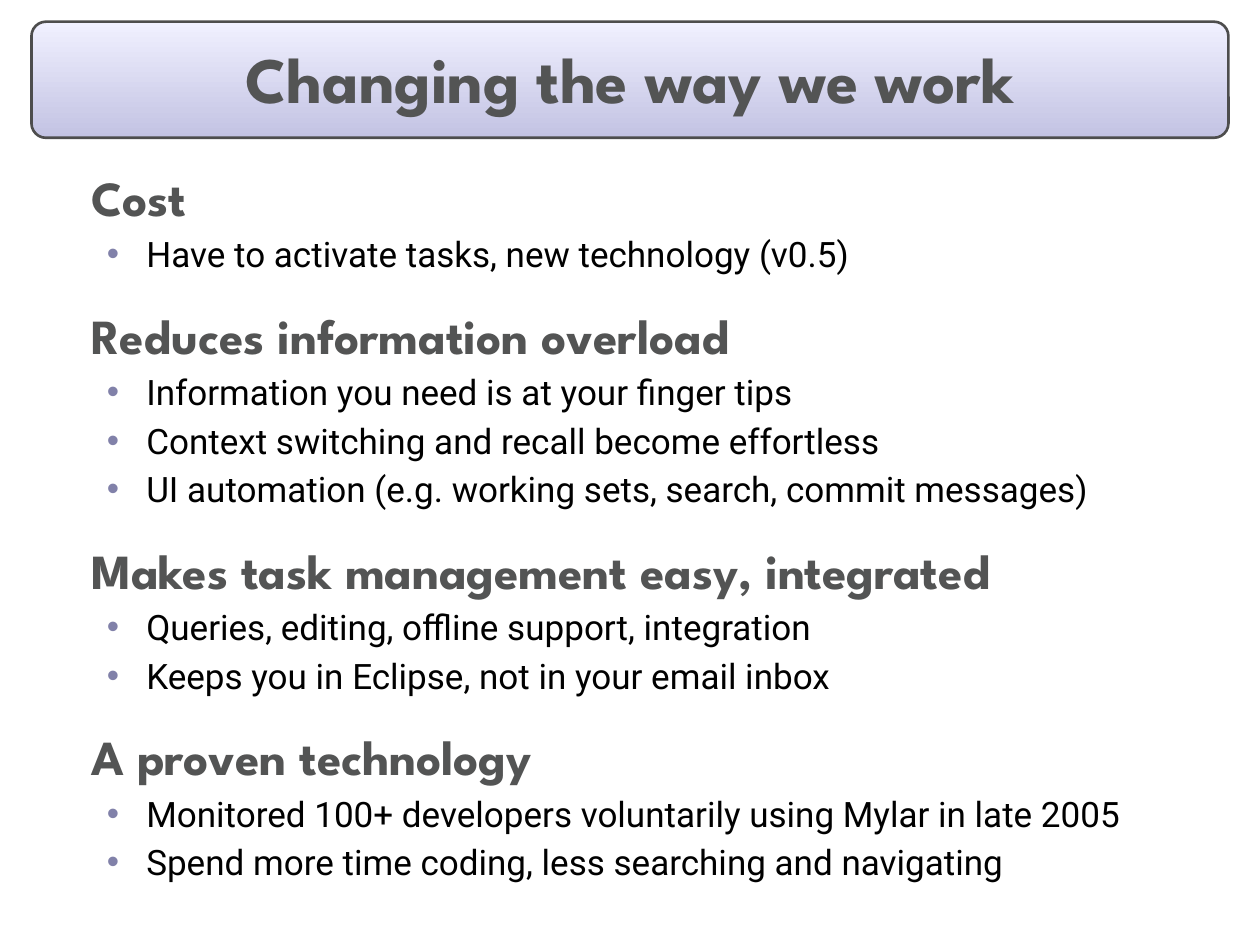
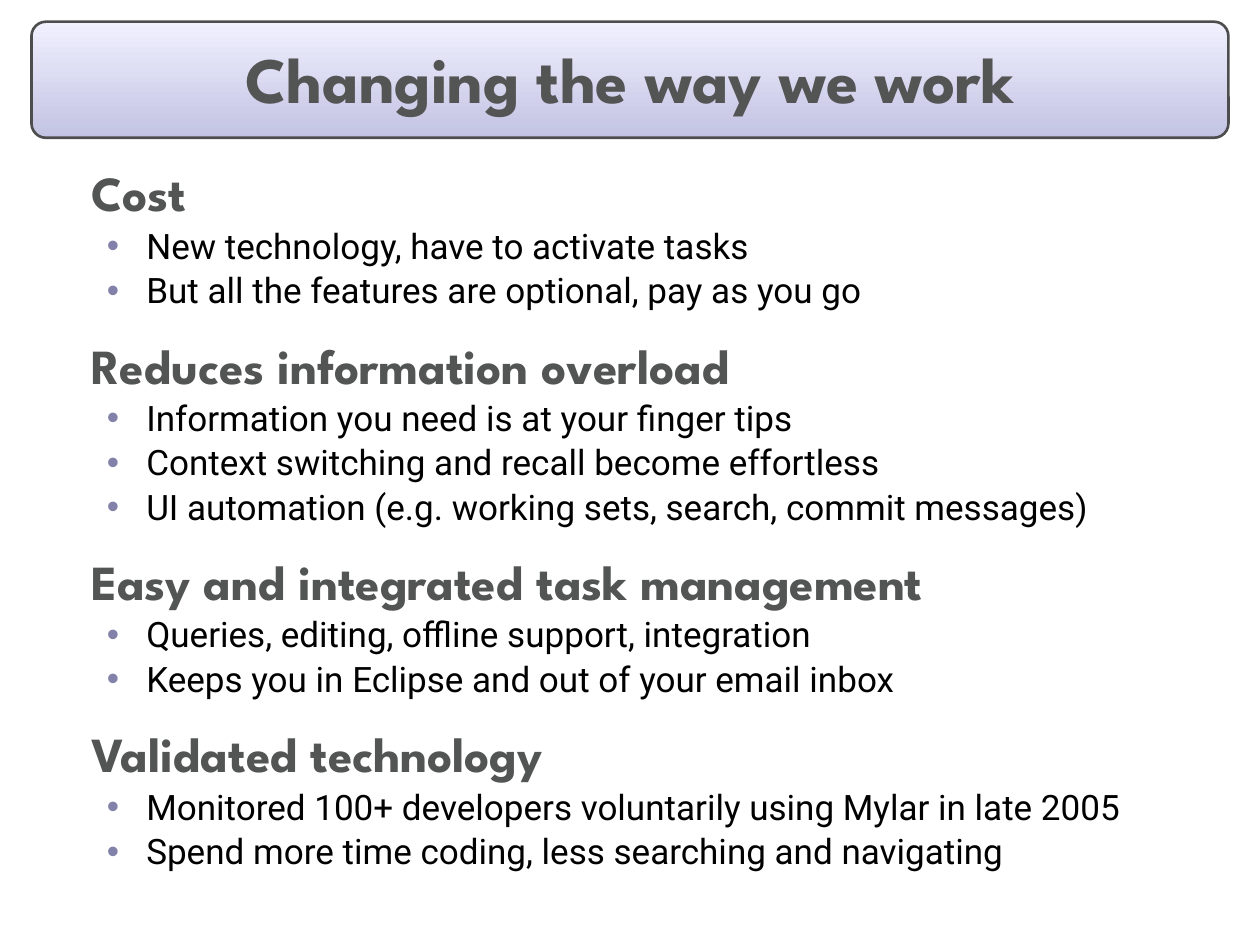
Before and after one commit to eclipse-mylyn/mylyn-website, a slide deck: slide 10 of publications/2006-03-mylar-eclipsecon.ppt. Drawn at 1260x945 pixels with LibreOffice and Linux fonts; fonts in the diff are those of the drawing. Boxes give left, top, right and bottom in pixels: in the first picture for what was removed or moved away, otherwise in the second. Text is boxed around its words. In the diff, an @@ line names an element or a change of style, - is before the commit and + after.

Commit message:
Progress on: prepare eclipsecon talk and slides

```diff
--- a/publications/2006-03-mylar-eclipsecon.ppt
+++ b/publications/2006-03-mylar-eclipsecon.ppt
@@ text at [91, 178, 1120, 872]: line spacing 1 to 0.9 @@
@@ text at [146, 232, 861, 311]: text changed @@
-  • Have to activate tasks, new technology (v0.5)
+  • New technology, have to activate tasks
+  • But all the features are optional, pay as you go
@@ text at [91, 566, 923, 611]: text changed @@
-  Makes task management easy, integrated
+  Easy and integrated task management
@@ text at [91, 665, 894, 783]: text changed @@
-  • Keeps you in Eclipse, not in your email inbox
-  A proven technology
+  • Keeps you in Eclipse and out of your email inbox
+  Validated technology
```
Also in this commit, not shown: 17 other slides changed.
